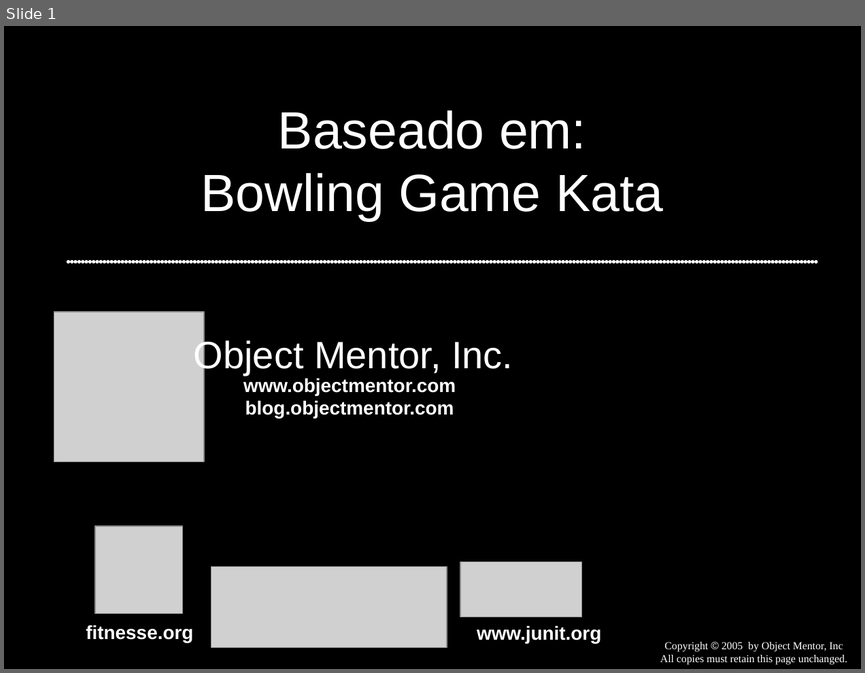
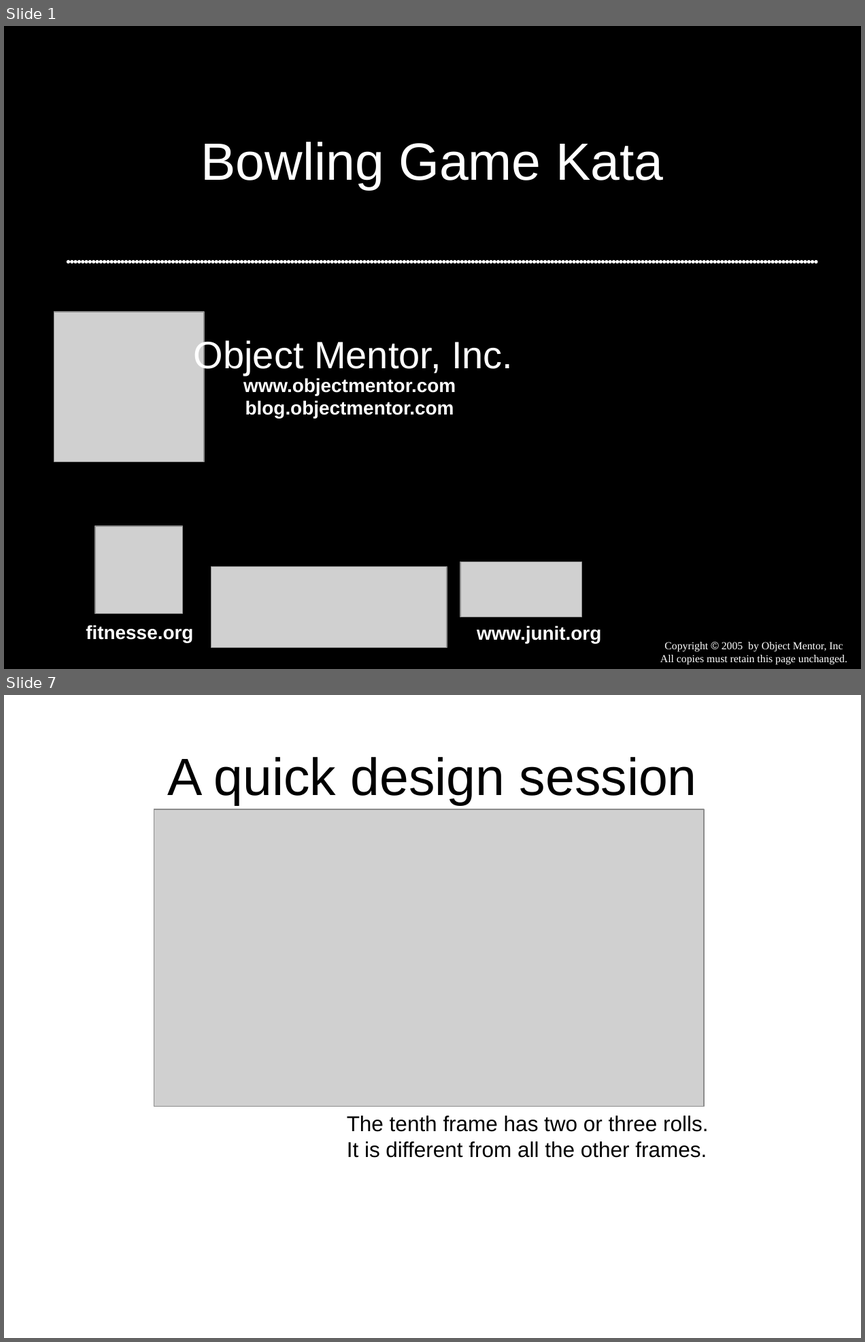
Before and after one commit to dojovale/Coding-Dojo---Bowling-Kata---06-01-2011, a slide deck: presentation/Bowling Game Kata.ppt. Shown one above the other, each under a label of ours: slide 1 before the commit, slides 1 and 7 after it; the slides between them are not shown. The pictures are 865x673 and 865x1342 pixels, drawn with LibreOffice and Linux fonts; fonts in the diff are those of the drawing; grey boxes stand for pictures. Boxes give left, top, right and bottom in pixels: in the first picture for what was removed or moved away, otherwise in the second. Text is boxed around its words. In the diff, an @@ line names an element or a change of style, - is before the commit and + after.

Commit message:
inclusao de apresentacao de bowling game original

```diff
--- a/presentation/Bowling Game Kata.ppt
+++ b/presentation/Bowling Game Kata.ppt
@@ slide 7 added at [4, 695, 861, 1338], background #FFFFFF @@
@@ title added at [167, 757, 697, 805], 44 pt, text #000000 @@
+A quick design session
@@ picture added at [154, 809, 704, 1106] @@
@@ text added at [347, 1115, 708, 1157], 18 pt, text #000000 @@
+The tenth frame has two or three rolls.
+It is different from all the other frames.
@@ slide 1 changed as well @@
@@ title at [201, 142, 663, 190]: text changed @@
-Baseado em:
-Bowling Game Kata
+Bowling Game Kata
```
Also in this commit, not shown: 51 other slides added, 7 slides removed.
